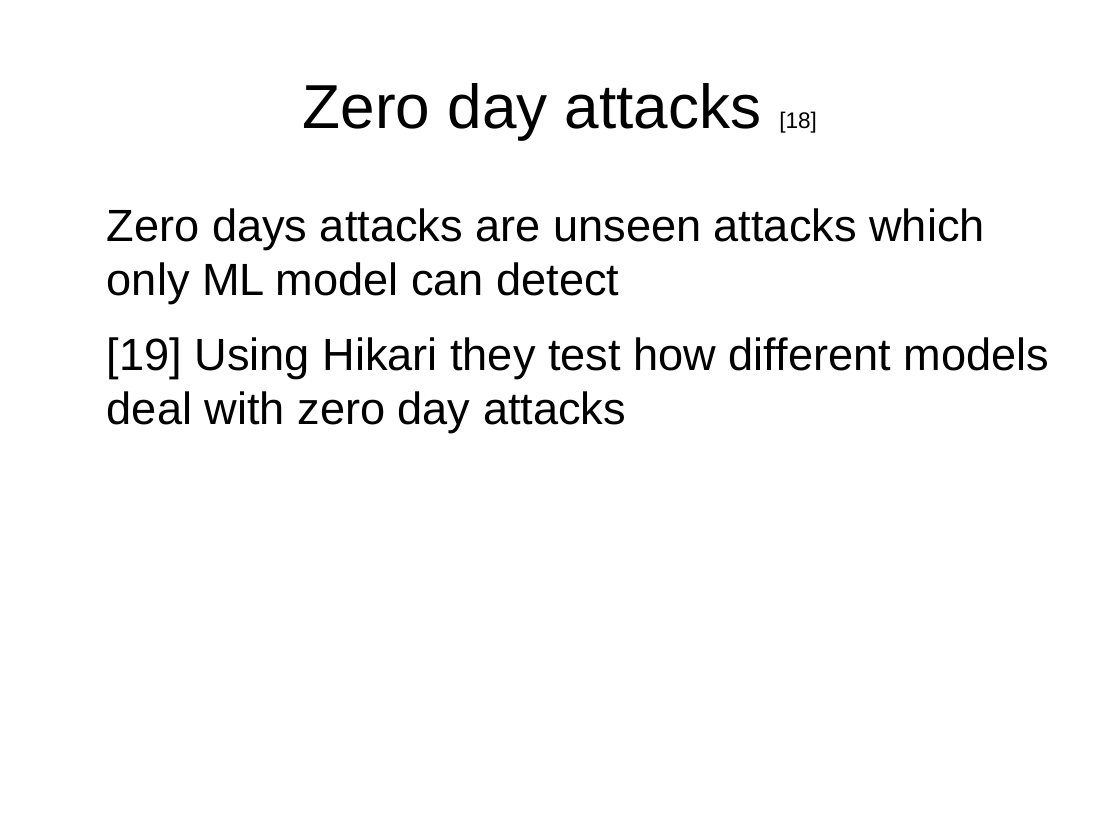
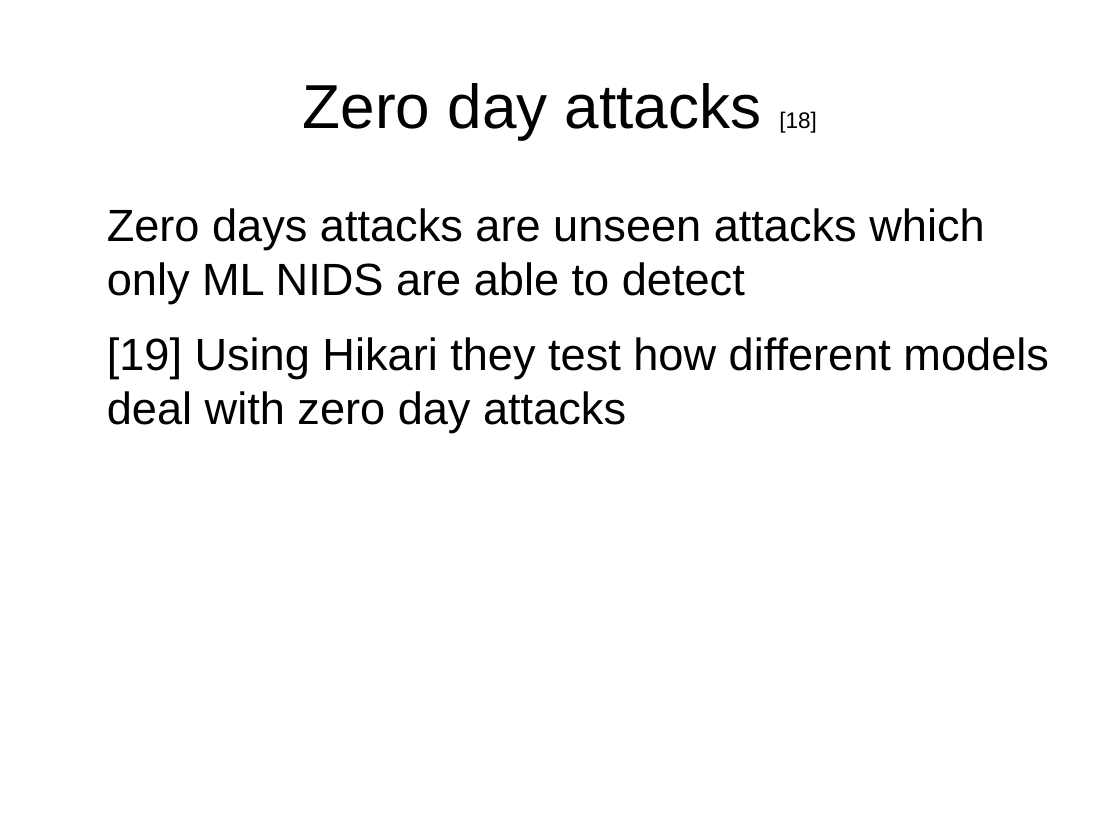
Before and after one commit to ludotosk/tesi, a slide deck: slide 13 of documents/presentazione-paper-review.odp. Drawn at 1120x840 pixels with LibreOffice and Linux fonts; fonts in the diff are those of the drawing; background and template pictures are left out. Boxes give left, top, right and bottom in pixels: in the first picture for what was removed or moved away, otherwise in the second. Text is boxed around its words. In the diff, an @@ line names an element or a change of style, - is before the commit and + after.

```diff
--- a/documents/presentazione-paper-review.odp
+++ b/documents/presentazione-paper-review.odp
@@ text at box(107, 208, 984, 304): text changed @@
-• Zero days attacks are unseen attacks which only ML model can detect
+• Zero days attacks are unseen attacks which only ML NIDS are able to detect
```
